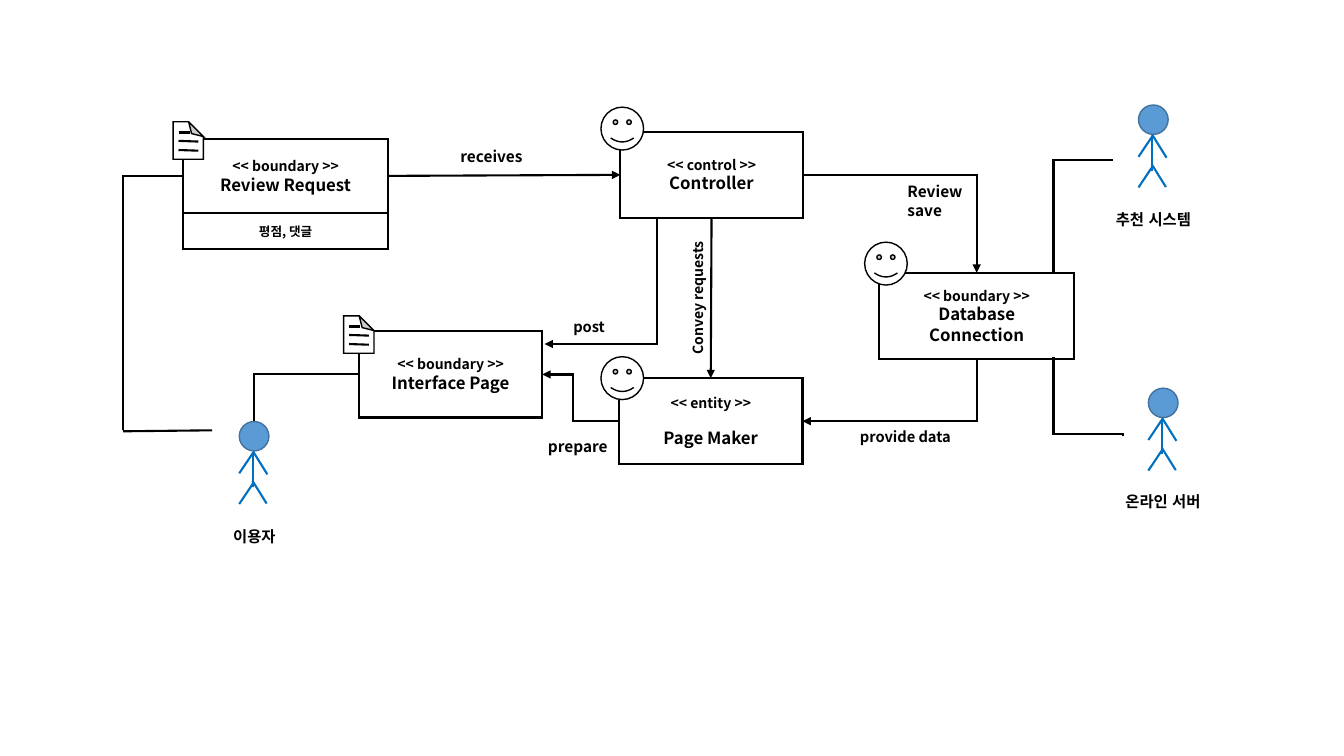
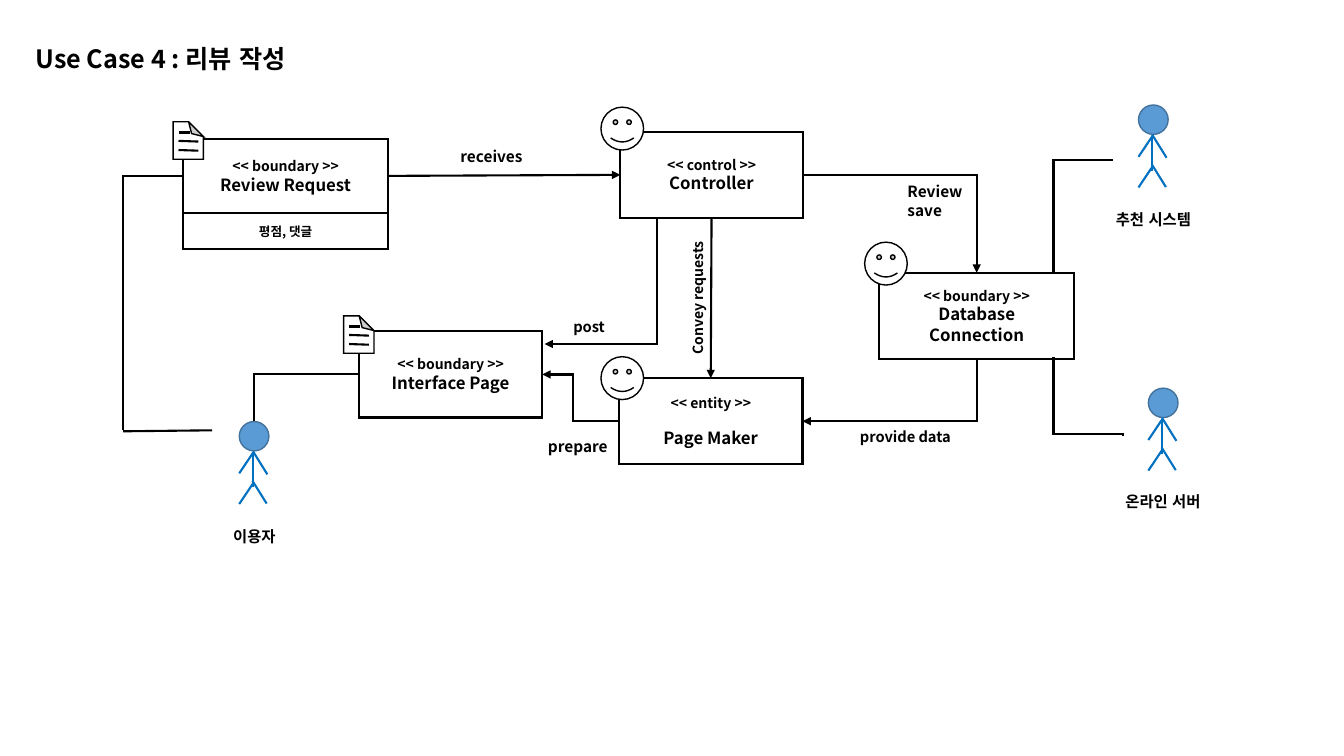
Before and after one commit to CleanCode6/CAU_Restaurant_Guide, a slide deck: slide 4 of Domain_model/DomainModel_통일화.pptx. Drawn at 1344x756 pixels with LibreOffice and Linux fonts; fonts in the diff are those of the drawing. Boxes give left, top, right and bottom in pixels: in the first picture for what was removed or moved away, otherwise in the second. Text is boxed around its words. In the diff, an @@ line names an element or a change of style, - is before the commit and + after.

```diff
--- a/Domain_model/DomainModel_통일화.pptx
+++ b/Domain_model/DomainModel_통일화.pptx
@@ text added at (35,47,285,71), 18 pt, text #000000, bold @@
+Use Case 4 : 리뷰 작성
```
Also in this commit, not shown: 9 other slides changed.
